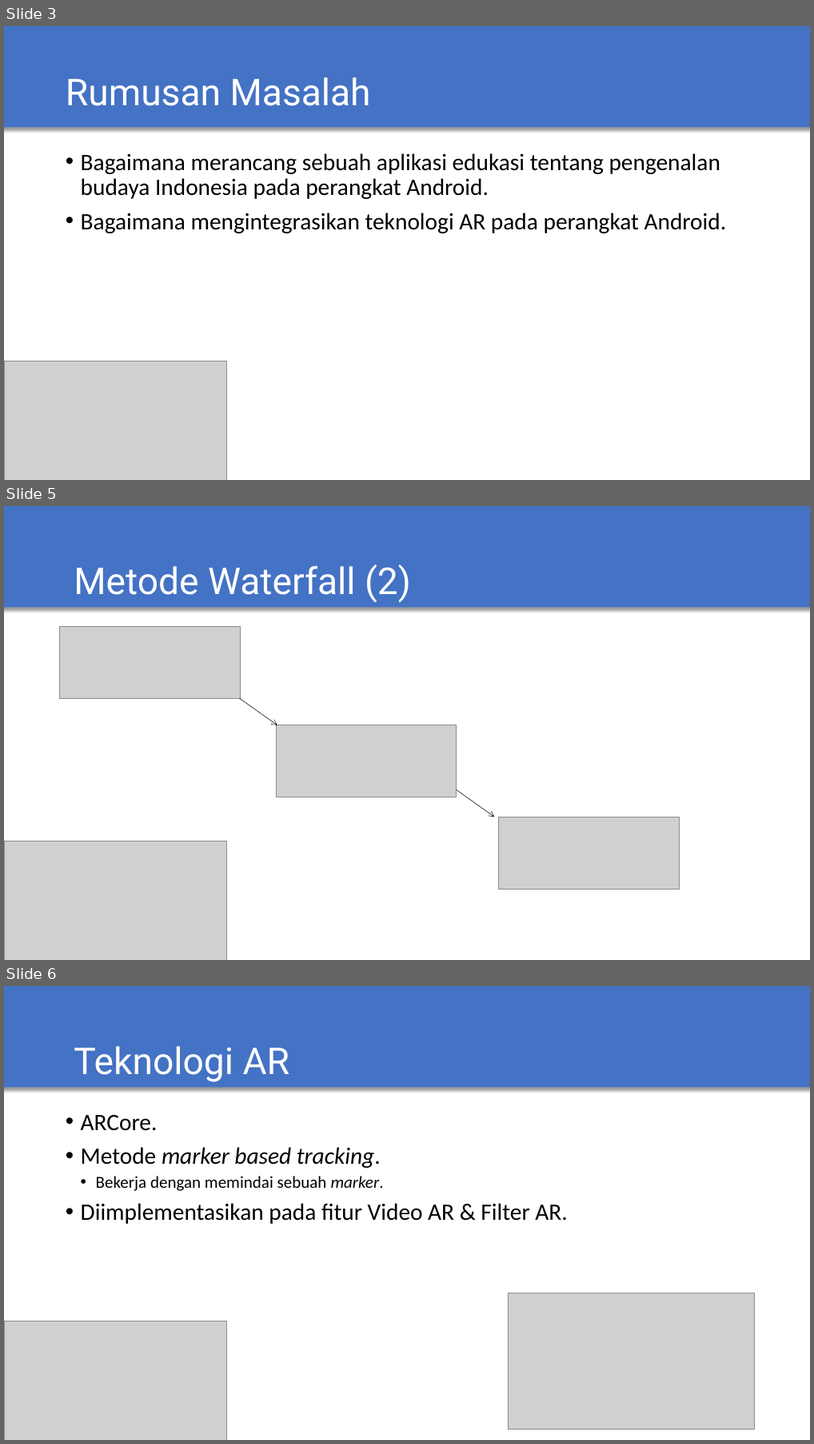
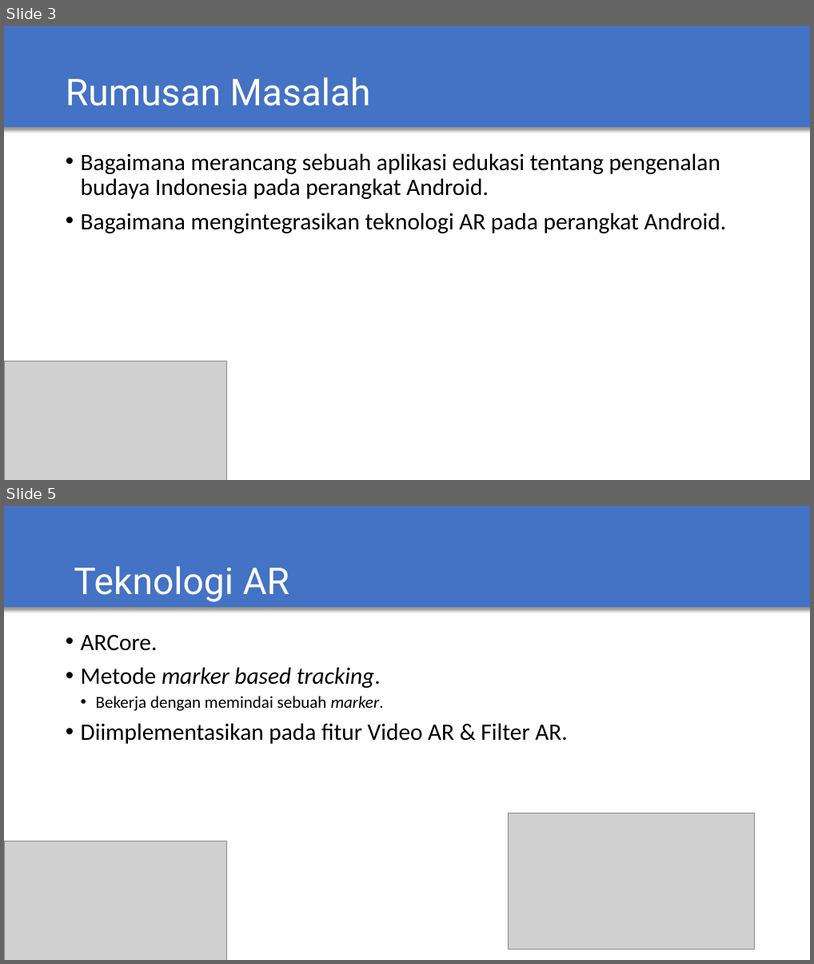
Before and after one commit to adasoraninda/slide-TA, a slide deck: presentasi-TA.pptx. Shown one above the other, each under a label of ours: slides 3, 5 and 6 before the commit, slides 3 and 5 after it; the slides between them are not shown. The pictures are 814x1444 and 814x964 pixels, drawn with LibreOffice and Linux fonts; fonts in the diff are those of the drawing; grey boxes stand for pictures; background and template pictures are left out. Boxes give left, top, right and bottom in pixels: in the first picture for what was removed or moved away, otherwise in the second. Text is boxed around its words. In the diff, an @@ line names an element or a change of style, - is before the commit and + after.

```diff
--- a/presentasi-TA.pptx
+++ b/presentasi-TA.pptx
@@ slide 5 removed at <box>4,506,810,960</box>, background #FFFFFF @@
@@ rectangle removed at <box>4,506,810,607</box> @@
@@ text removed at <box>74,564,411,603</box> @@
-Metode Waterfall (2)
@@ picture removed at <box>60,626,241,698</box> @@
@@ arrow removed from (239, 698) to (278, 725) @@
@@ picture removed at <box>276,724,457,796</box> @@
@@ arrow removed from (457, 790) to (494, 816) @@
@@ picture removed at <box>499,816,680,888</box> @@
@@ picture removed at <box>4,840,226,960</box> @@
@@ what was slide 6 is now slide 5 @@
```
Also in this commit, not shown: 1 slide changed.
